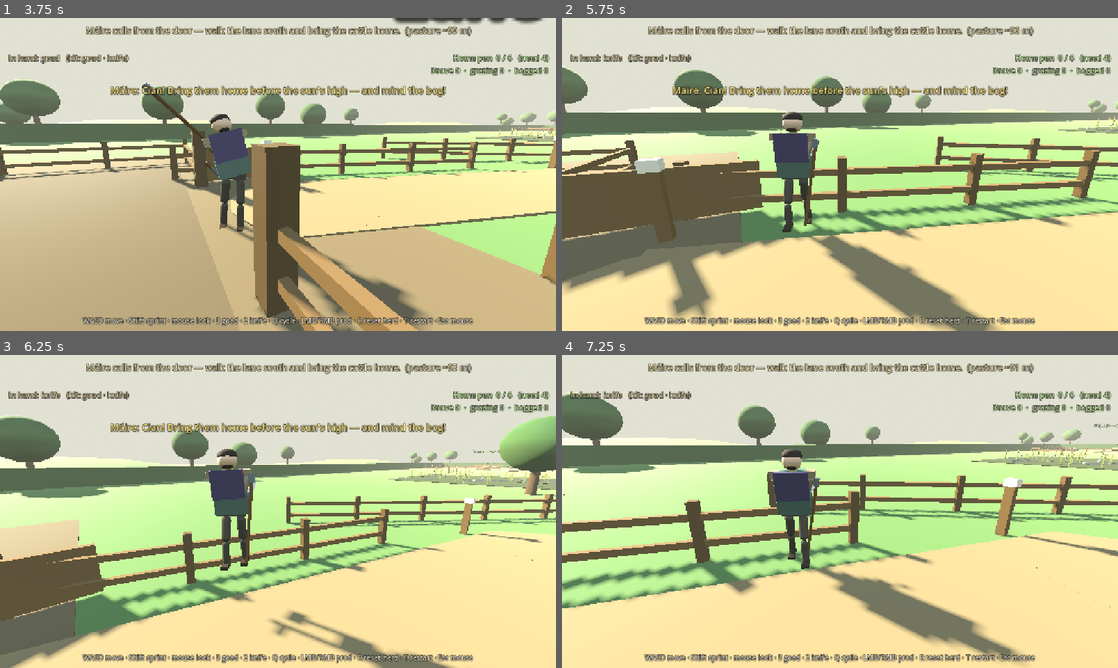
Above: before the commit, frames 1-4 (two rows, left to right).
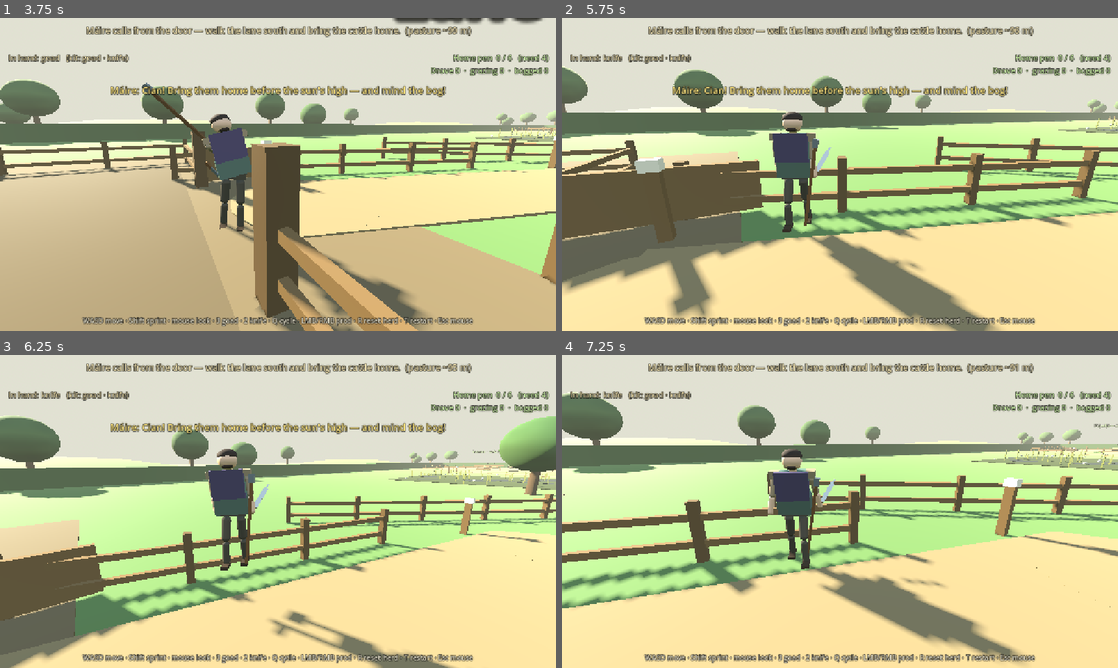
Above: after the commit, the same moments.

Repository: fortins4/devPlayground
Game: Godot game, scene res://scenes/prologue/opening_cattle_drive.tscn
Two runs of this game, one before a commit and one after it. Both use one fixed random seed, a clock stepped at 60 frames per second and the inputs below. This scene is started directly instead of the project's main scene.
Inputs (mouse positions are in pixels of both pictures, inside the frame that each line leads up to):
- Up to frame 1 (3.75 s): tap Enter at 0.5 s; move the mouse to (272, 180) at 0.52 s; hold Ctrl (crouch) 0.53-1.28 s; hold W (move_forward) 0.53-2.78 s; click (272, 180) at 0.67 s; tap Space (jump) at 0.77, 1.52, 3.02 s; tap Shift (sprint) at 0.8, 1.35, 2.3 s; move the mouse to (316, 177) at 1.27 s; tap Ctrl (crouch) at 1.55, 3.05 s; move the mouse to (233, 171) at 2.02 s; hold Right mouse button (attack_heavy) 2.03-2.78 s; move the mouse to (283, 174) at 2.77 s; hold A (move_left) 2.78-3.53 s; click (283, 174) at 2.85 s; move the mouse to (255, 168) at 3.52 s; hold W (move_forward) from 3.53 s (still down); hold H (band_toggle) from 3.53 s (still down)
- Up to frame 2 (5.75 s): keep holding W (move_forward); tap Space (jump) at 3.77, 4.52 s; tap Shift (sprint) at 3.8, 5.3 s; move the mouse to (867, 174) at 4.27 s; release H (band_toggle) at 4.28 s; tap Ctrl (crouch) at 4.35 s; move the mouse to (812, 174) at 5.02 s; hold Q (cycle_weapon) from 5.03 s (still down); click (812, 174) at 5.17 s
- Up to frame 3 (6.25 s): move the mouse to (289, 505) at 5.77 s; release W (move_forward) at 5.78 s; release Q (cycle_weapon) at 5.78 s; hold D (move_right) from 5.78 s (still down); tap E (interact) at 5.85 s; tap Space (jump) at 6.02 s; tap Ctrl (crouch) at 6.05 s
- Up to frame 4 (7.25 s): move the mouse to (834, 517) at 6.52 s; release D (move_right) at 6.53 s; hold W (move_forward) from 6.53 s (still down); hold Shift (sprint) from 6.53 s (still down); tap Space (jump) at 6.77 s

Frame 1 is identical in both runs. In frame 2, 0.3% of the frame differs, in the area x 37-65%, y 39-82%; in frame 3, 0.1%; in frame 4, 0.7%, in the area x 37-69%, y 39-81%.

Commit message:
gameplay: clear empty sprint arms off the torso
Empty arms were swinging through the chest: the locomotion cycle used
inward Z (+10 left / -10 right), and the goad-carry left pump only
abducted +4°. Flip empty-arm abduction outward (walk 14°, sprint 22°;
left -Z / right +Z) and set the free left pump to -20°. Right one-hand
goad carry (palm, shaft seat, CARRY_ARM_OUT) unchanged; sprint gates
unchanged.

Local only — no push.

Diff:
--- a/scripts/characters/player/player_controller.gd
+++ b/scripts/characters/player/player_controller.gd
@@ -209,7 +209,7 @@
 ## plain cycle's -10 swings it across). Puts the palm about 0.38 m off centre.
 const CARRY_ARM_OUT_DEG := 23.0
 const CARRY_ELBOW_DEG := 16.0
-const PUMP_ARM_OUT_DEG := 4.0 ## left arm: +Z is toward the body
+const PUMP_ARM_OUT_DEG := -20.0 ## left free pump: -Z abducts clear of the torso (+Z was into the chest)
 const PUMP_ELBOW_DEG := 82.0
 const PUMP_ELBOW_FWD_DEG := 18.0 ## extra bend on the forward swing
 const PUMP_ELBOW_BACK_DEG := 14.0 ## opens a little on the back swing
--- a/scripts/characters/shared/kerne_locomotion.gd
+++ b/scripts/characters/shared/kerne_locomotion.gd
@@ -409,14 +409,17 @@
 	_apply_joint("left_shin", Vector3.ZERO, Vector3(maxf(0.0, -thigh_f) * 0.9 + 0.05, 0.0, 0.0))
 	_apply_joint("right_shin", Vector3.ZERO, Vector3(maxf(0.0, -thigh_b) * 0.9 + 0.05, 0.0, 0.0))
 
-	# Arms opposite to legs (unless attacking — additives may override)
+	# Arms opposite to legs (unless attacking — additives may override).
+	# Z abduction: left -Z / right +Z swing NEXT TO the torso. The old +10/-10
+	# signs pulled empty arms through the chest; sprint needs more clearance.
 	var arm_l := -s * arm_amp
 	var arm_r := s * arm_amp
 	if _state == &"idle" or _state == &"crouch_idle":
 		arm_l = breath * 0.8
 		arm_r = -breath * 0.8
-	_apply_joint("left_arm", Vector3.ZERO, Vector3(arm_l, 0.0, deg_to_rad(10.0)))
-	_apply_joint("right_arm", Vector3.ZERO, Vector3(arm_r, 0.0, deg_to_rad(-10.0)))
+	var arm_out := deg_to_rad(22.0 if _state == &"sprint" else 14.0)
+	_apply_joint("left_arm", Vector3.ZERO, Vector3(arm_l, 0.0, -arm_out))
+	_apply_joint("right_arm", Vector3.ZERO, Vector3(arm_r, 0.0, arm_out))
 	_apply_joint("left_forearm", Vector3.ZERO, Vector3(maxf(0.0, -arm_l) * 0.4, 0.0, 0.0))
 	_apply_joint("right_forearm", Vector3.ZERO, Vector3(maxf(0.0, -arm_r) * 0.4, 0.0, 0.0))
 
